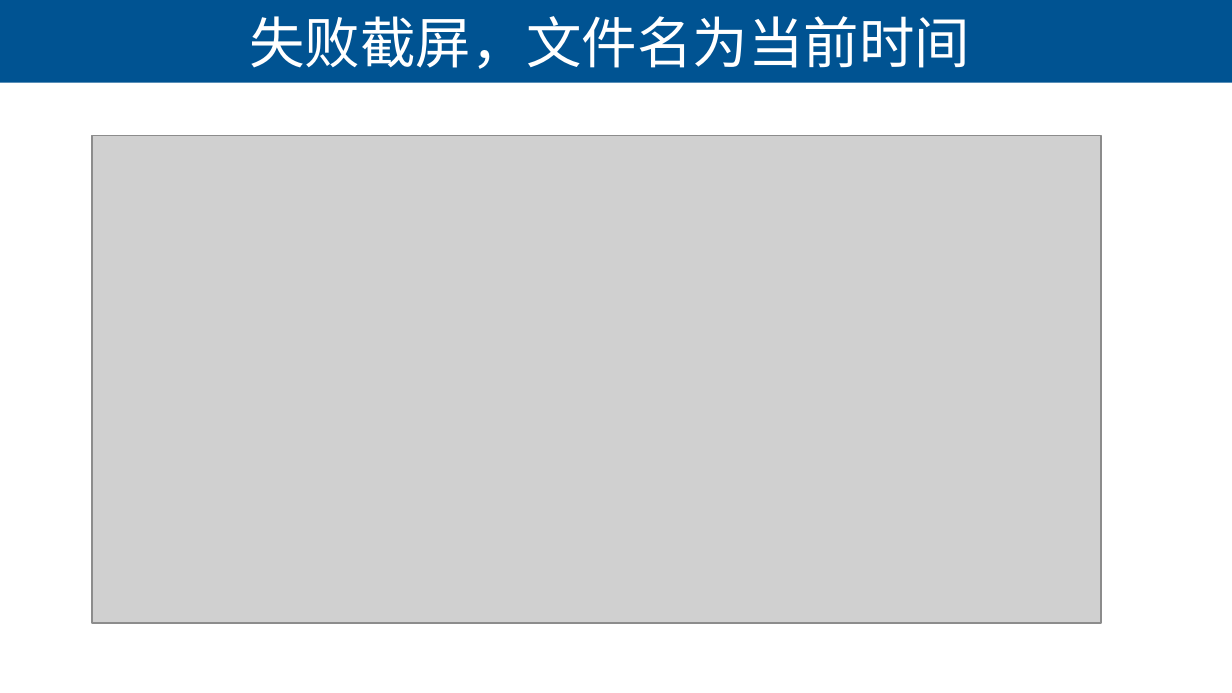
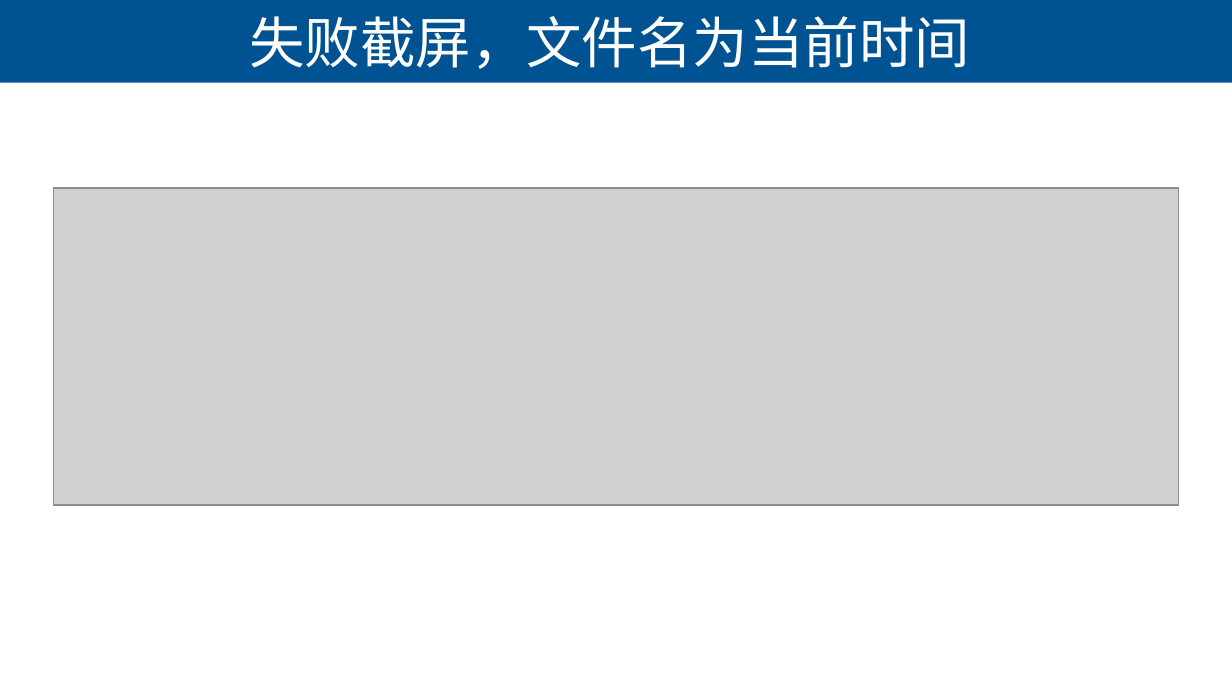
Before and after one commit to lihuanzhen2016/Selenium2019, a slide deck: slide 12 of PPT/05 WebDriver高级应用.pptx. Drawn at 1232x693 pixels with LibreOffice and Linux fonts; fonts in the diff are those of the drawing; grey boxes stand for pictures. Boxes give left, top, right and bottom in pixels: in the first picture for what was removed or moved away, otherwise in the second. Text is boxed around its words. In the diff, an @@ line names an element or a change of style, - is before the commit and + after.

```diff
--- a/PPT/05 WebDriver高级应用.pptx
+++ b/PPT/05 WebDriver高级应用.pptx
@@ background #CCE8CF to #FFFFFF @@
@@ picture: place and size @@
-picture at box(92, 136, 1101, 623)
+picture at box(53, 188, 1179, 505)
```
Also in this commit, not shown: 27 other slides changed, 2 slides added, 3 slides removed, 1 other file.
